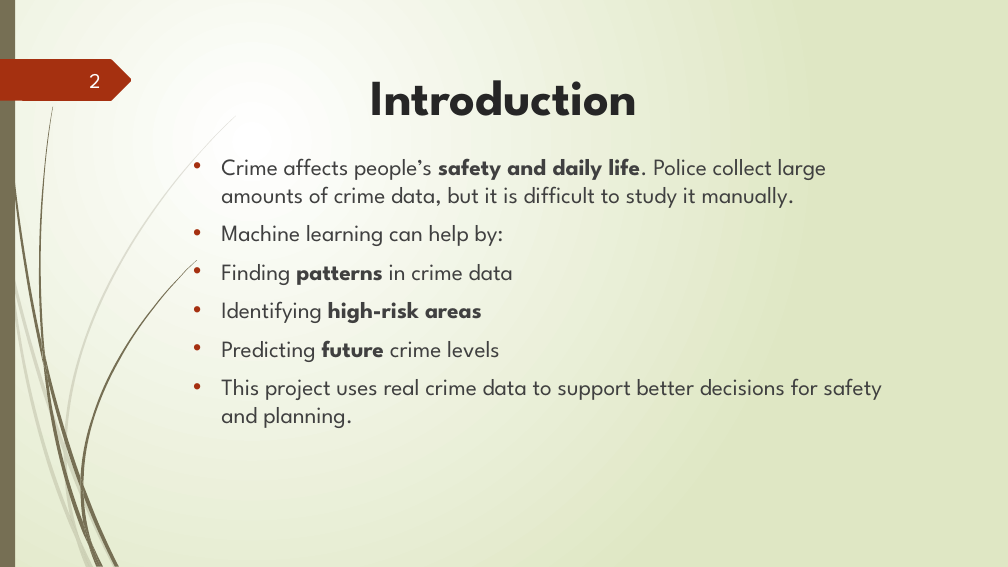
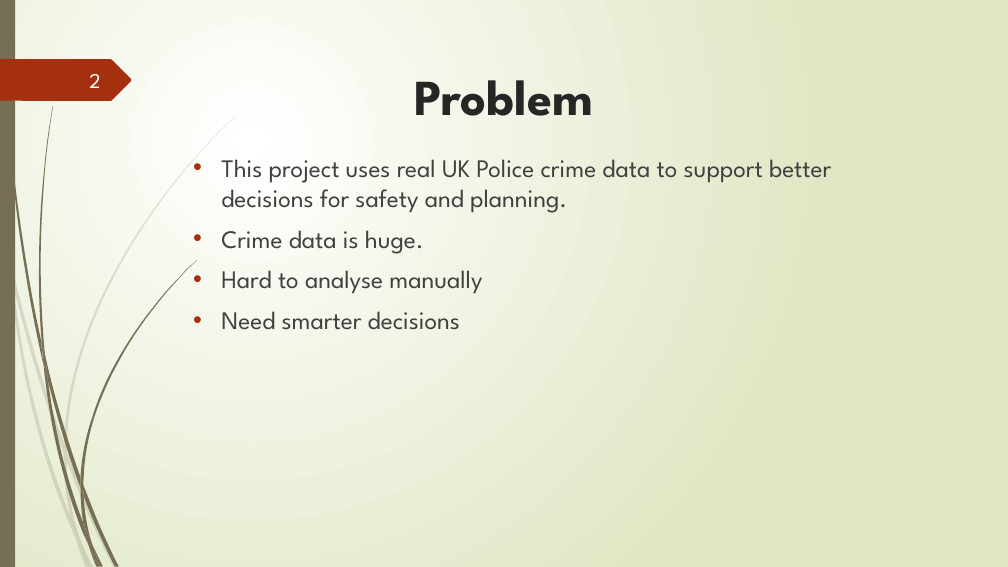
Before and after one commit to ruslan-durrani/herts-ds-project-24079307, a slide deck: slide 2 of Presentation Document ppt.pptx. Drawn at 1008x567 pixels with LibreOffice and Linux fonts; fonts in the diff are those of the drawing. Boxes give left, top, right and bottom in pixels: in the first picture for what was removed or moved away, otherwise in the second. Text is boxed around its words. In the diff, an @@ line names an element or a change of style, - is before the commit and + after.

```diff
--- a/Presentation Document ppt.pptx
+++ b/Presentation Document ppt.pptx
@@ title at bbox=[415, 80, 594, 116]: text changed @@
-Introduction
+Problem
@@ text at bbox=[221, 159, 831, 330]: text changed; size 22.2 to 24 pt @@
-• Crime affects people’s safety and daily life. Police collect large amounts of crime data, but it is difficult to study it manually.
-• Machine learning can help by:
-• Finding patterns in crime data
-• Identifying high-risk areas
-• Predicting future crime levels
-• This project uses real crime data to support better decisions for safety and planning.
+• This project uses real UK Police crime data to support better decisions for safety and planning.
+• Crime data is huge.
+• Hard to analyse manually
+• Need smarter decisions
```
Also in this commit, not shown: 12 other slides changed, 3 slides added, 4 slides removed, 1 other file.
